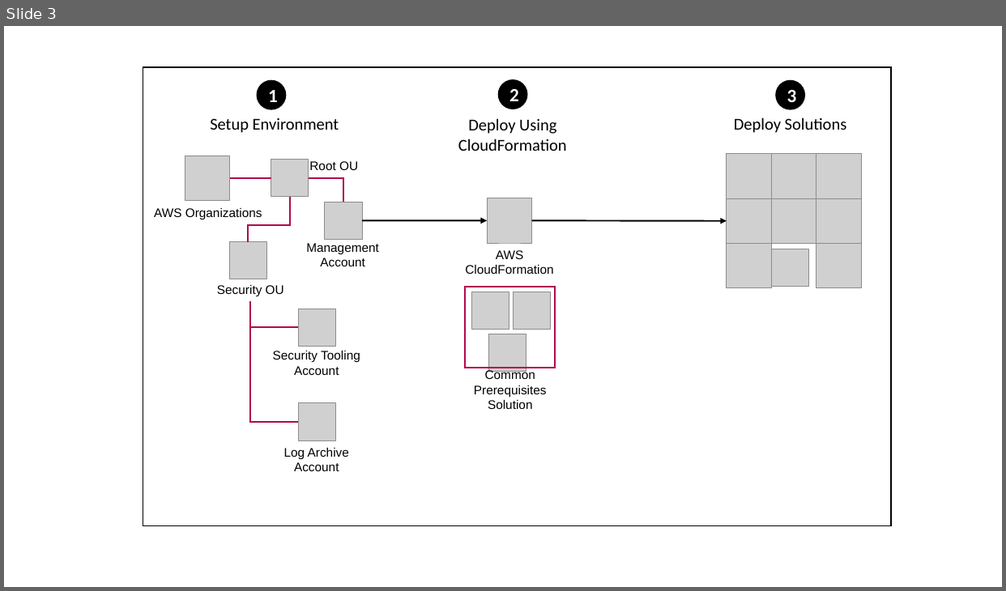
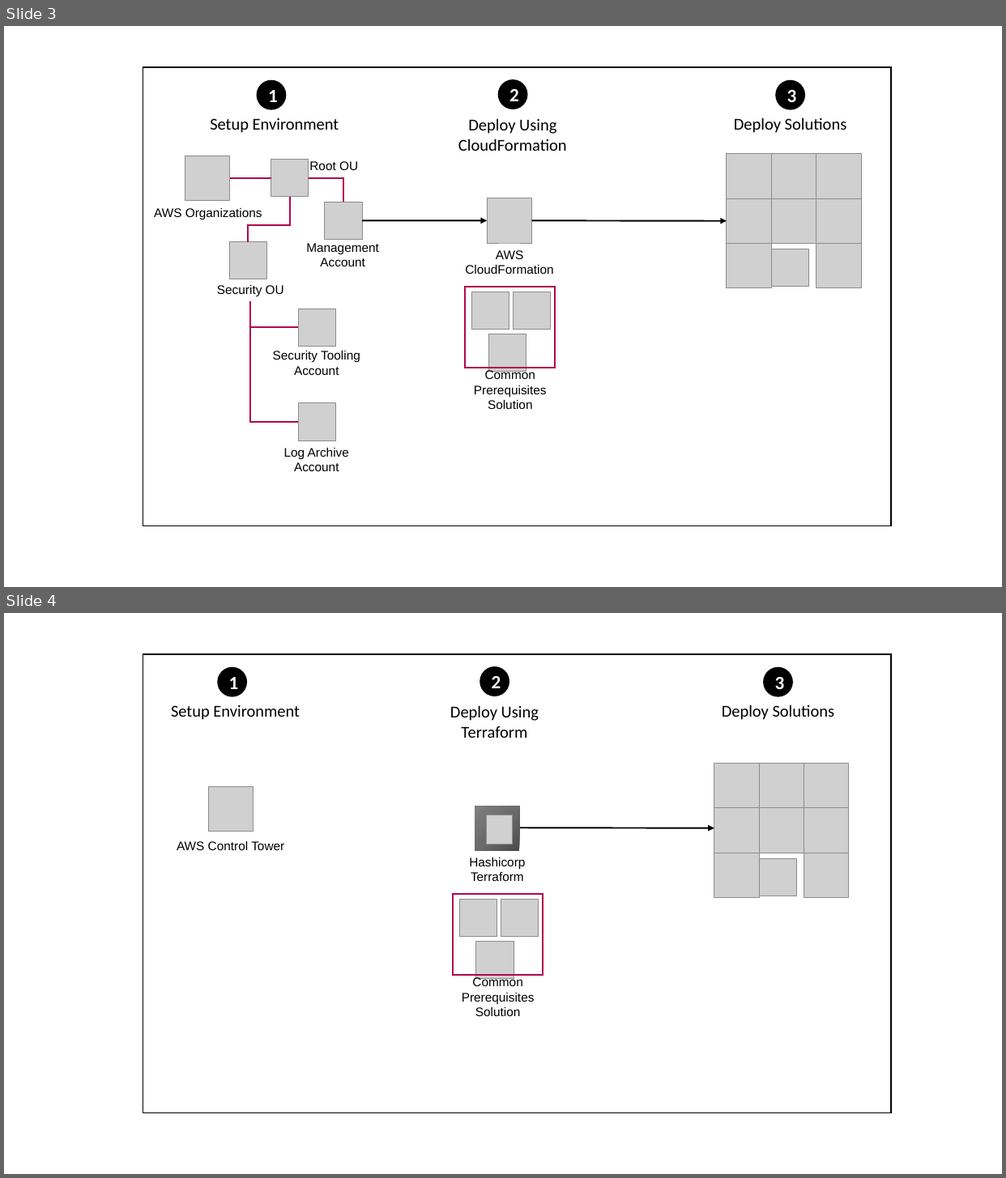
Before and after one commit to aws-samples/aws-security-reference-architecture-examples, a slide deck: aws_sra_examples/docs/artifacts/where-to-start-process.pptx. Shown one above the other, each under a label of ours: slide 3 before the commit, slides 3 and 4 after it. The pictures are 1006x591 and 1006x1178 pixels, drawn with LibreOffice and Linux fonts; fonts in the diff are those of the drawing; grey boxes stand for pictures. Boxes give left, top, right and bottom in pixels: in the first picture for what was removed or moved away, otherwise in the second. Text is boxed around its words. In the diff, an @@ line names an element or a change of style, - is before the commit and + after.

```diff
--- a/aws_sra_examples/docs/artifacts/where-to-start-process.pptx
+++ b/aws_sra_examples/docs/artifacts/where-to-start-process.pptx
@@ slide 4 added at (x1=4, y1=613, x2=1002, y2=1174), background #FFFFFF @@
@@ rectangle added at (x1=143, y1=654, x2=891, y2=1113), fill #FFFFFF, outline #000000 1 pt @@
@@ ellipse added at (x1=217, y1=667, x2=247, y2=697), fill #000000, 18 pt, text #FFFFFF, bold @@
+1
@@ ellipse added at (x1=480, y1=666, x2=510, y2=696), fill #000000, 18 pt, text #FFFFFF, bold @@
+2
@@ ellipse added at (x1=763, y1=667, x2=793, y2=697), fill #000000, 18 pt, text #FFFFFF, bold @@
+3
@@ text added at (x1=171, y1=705, x2=300, y2=720), 16 pt, text #000000 @@
+Setup Environment
@@ text added at (x1=450, y1=705, x2=539, y2=738), 16 pt, text #000000 @@
+Deploy Using
+Terraform
@@ text added at (x1=722, y1=705, x2=835, y2=720), 16 pt, text #000000 @@
+Deploy Solutions
@@ picture added at (x1=714, y1=764, x2=760, y2=808) @@
@@ picture added at (x1=760, y1=764, x2=804, y2=808) @@
@@ picture added at (x1=804, y1=764, x2=849, y2=808) @@
@@ picture added at (x1=208, y1=786, x2=253, y2=832) @@
@@ rectangle added at (x1=475, y1=806, x2=520, y2=850), fill gradient #4C4C4C to #6B6B6B to #808080 @@
@@ picture added at (x1=486, y1=815, x2=513, y2=845) @@
@@ arrow added from (520, 828) to (714, 828), #000000 1.5 pt @@
@@ picture added at (x1=714, y1=808, x2=760, y2=854) @@
@@ picture added at (x1=760, y1=808, x2=804, y2=854) @@
@@ picture added at (x1=804, y1=808, x2=849, y2=854) @@
@@ text added at (x1=177, y1=841, x2=284, y2=850), 12 pt, text #000000 @@
+AWS Control Tower
@@ picture added at (x1=714, y1=853, x2=760, y2=897) @@
@@ picture added at (x1=804, y1=853, x2=849, y2=897) @@
@@ text added at (x1=469, y1=858, x2=525, y2=881), 12 pt, text #000000 @@
+Hashicorp
+Terraform
@@ picture added at (x1=760, y1=858, x2=797, y2=896) @@
@@ rectangle added at (x1=454, y1=894, x2=543, y2=975), outline #B0084D 1.5 pt @@
@@ picture added at (x1=460, y1=900, x2=497, y2=937) @@
@@ picture added at (x1=501, y1=900, x2=539, y2=937) @@
@@ picture added at (x1=476, y1=942, x2=513, y2=979) @@
@@ text added at (x1=462, y1=977, x2=535, y2=1016), 12 pt, text #000000 @@
+Common Prerequisites Solution
```
Also in this commit, not shown: 1 other slide added, 4 other files.
